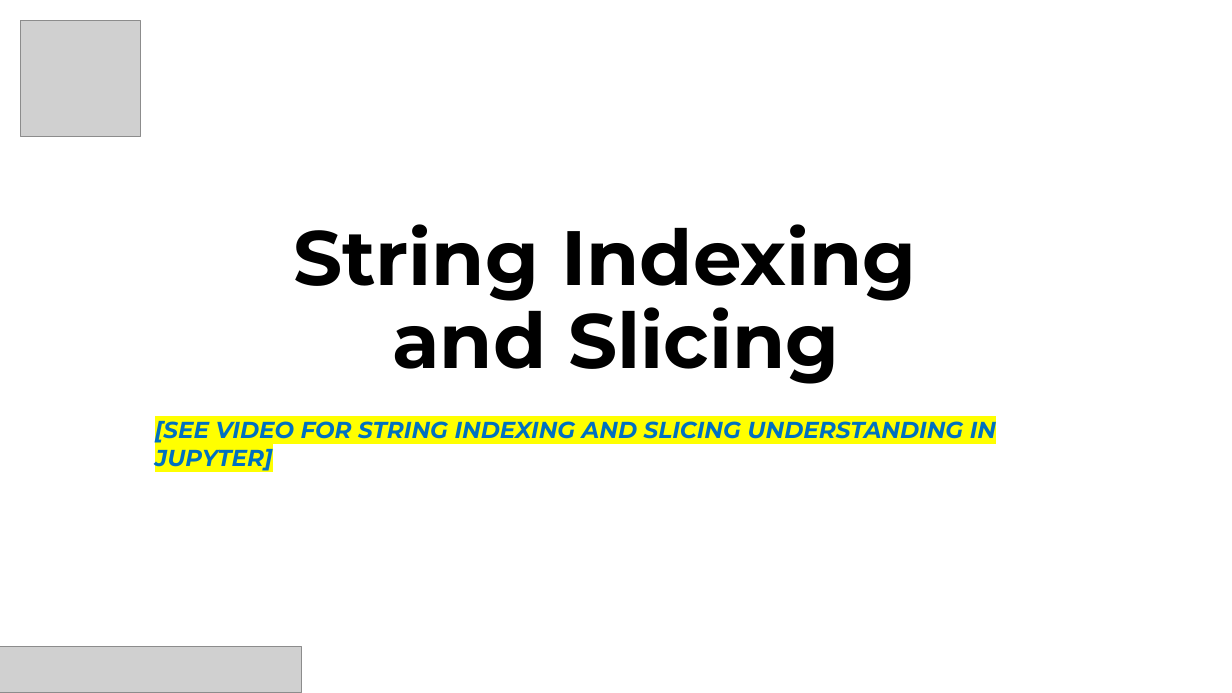
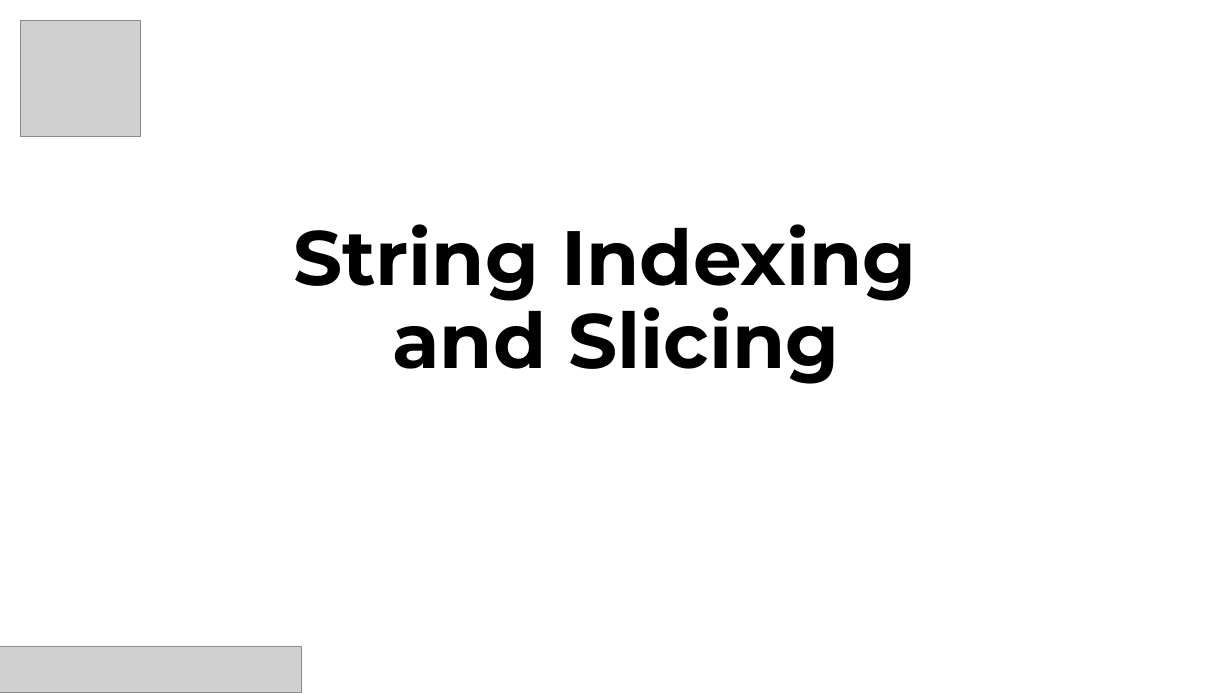
Before and after one commit to hpngithub/PythonBCProject, a slide deck: slide 1 of PythonBootCamp/SlideShow/Section03-PythonObjectandDataStructureBasics/16.IndexingandslicingwithString.pptx. Drawn at 1232x693 pixels with LibreOffice and Linux fonts; fonts in the diff are those of the drawing; grey boxes stand for pictures. Boxes give left, top, right and bottom in pixels: in the first picture for what was removed or moved away, otherwise in the second. Text is boxed around its words. In the diff, an @@ line names an element or a change of style, - is before the commit and + after.

```diff
--- a/PythonBootCamp/SlideShow/Section03-PythonObjectandDataStructureBasics/16.IndexingandslicingwithString.pptx
+++ b/PythonBootCamp/SlideShow/Section03-PythonObjectandDataStructureBasics/16.IndexingandslicingwithString.pptx
@@ text removed at box(155, 421, 996, 443) @@
-[SEE VIDEO FOR STRING INDEXING AND SLICING UNDERSTANDING IN JUPYTER]
```
Also in this commit, not shown: 1 slide added, 2 other files.
